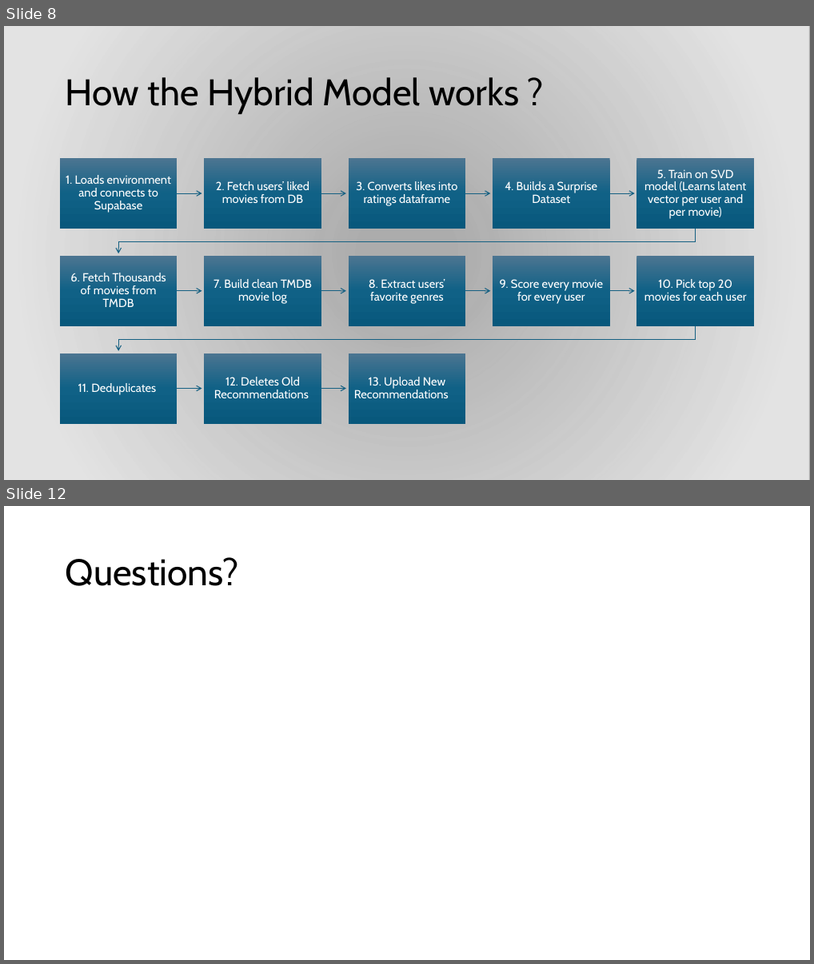
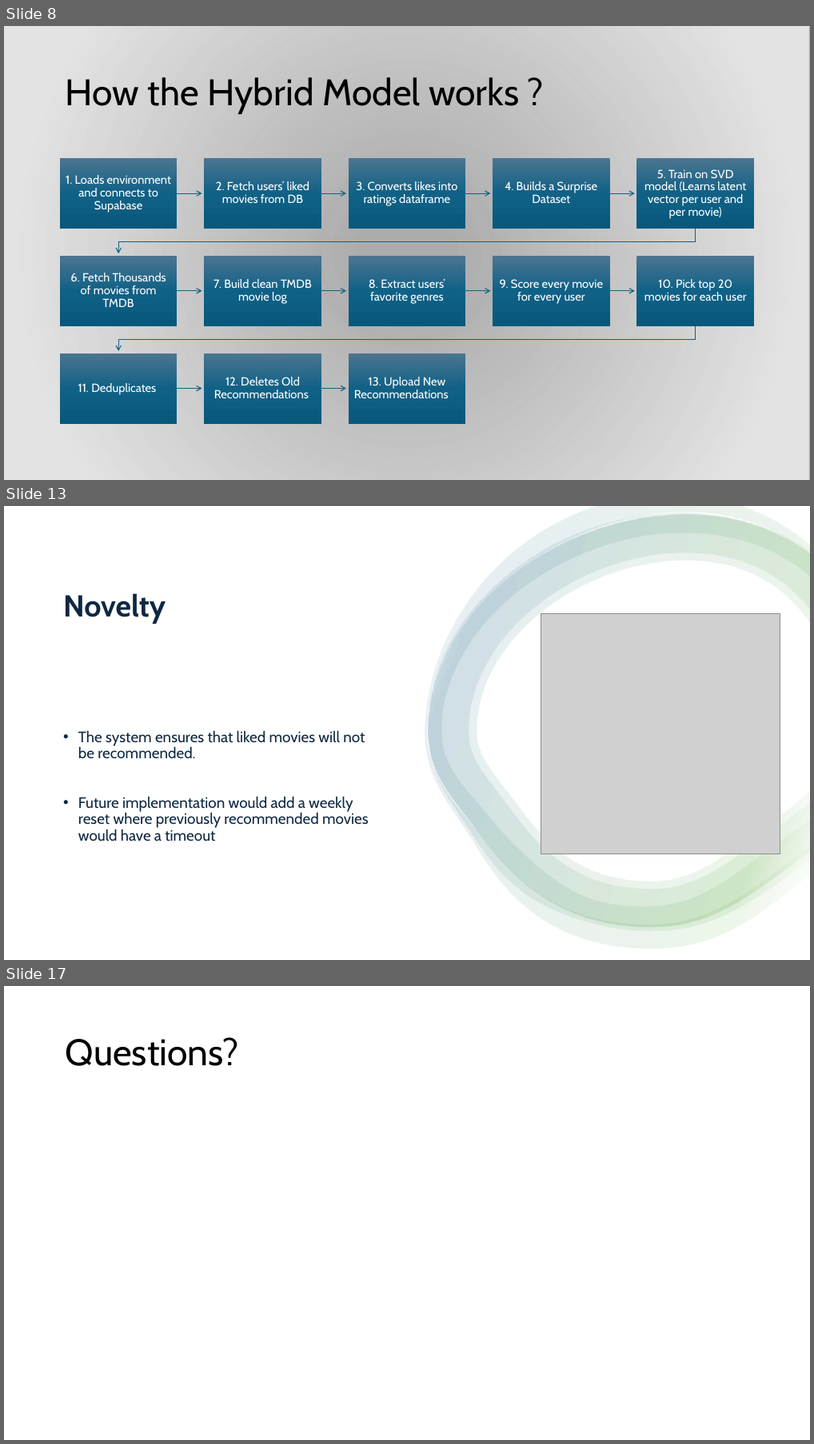
Before and after one commit to RaiiDeNx7/MovieMeter, a slide deck: Documentation/Final Presentation Slides.pptx. Shown one above the other, each under a label of ours: slides 8 and 12 before the commit, slides 8, 13 and 17 after it; the slides between them are not shown. The pictures are 814x964 and 814x1444 pixels, drawn with LibreOffice and Linux fonts; fonts in the diff are those of the drawing; grey boxes stand for pictures; background and template pictures are left out; a plain dark background stands for a picture behind light text. Boxes give left, top, right and bottom in pixels: in the first picture for what was removed or moved away, otherwise in the second. Text is boxed around its words. In the diff, an @@ line names an element or a change of style, - is before the commit and + after.

```diff
--- a/Documentation/Final Presentation Slides.pptx
+++ b/Documentation/Final Presentation Slides.pptx
@@ slide 13 added at (4,506,810,960), background #FFFFFF @@
@@ rectangle added at (4,506,810,960), fill #FFFFFF @@
@@ group added at (426,506,810,948): 4 freeform shapes @@
@@ title added at (63,593,166,624), 36 pt, text #0E2841, bold @@
+Novelty
@@ picture added at (541,614,781,853) @@
@@ text added at (78,730,369,841), 18 pt, text #0E2841 @@
+• The system ensures that liked movies will not be recommended.
+• Future implementation would add a weekly reset where previously recommended movies would have a timeout
@@ what was slide 12 is now slide 17 @@
```
Also in this commit, not shown: 2 slides changed, 5 other slides added, 1 slide removed, 1 other file.
